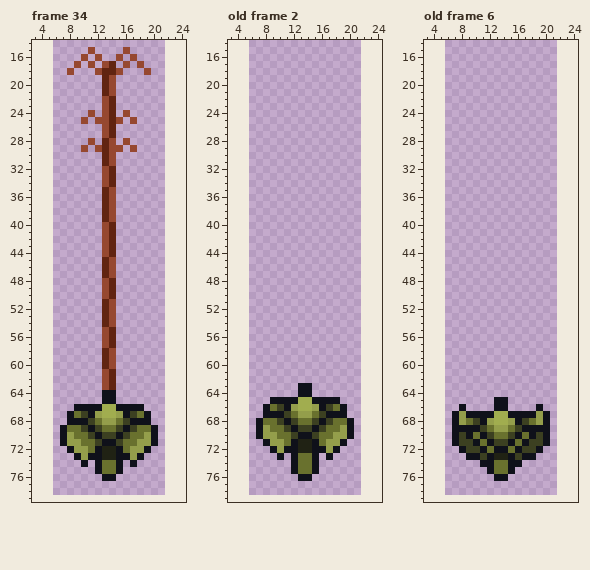
File history of a pixel-art file, Game Arts/Ase Files/Graveyard/plant.ase. The picture above is the old version.
16x80 pixels, 54 frames. Shown: frame 34: x 3..24, y 14..79; old frame 2: x 3..24, y 14..79; old frame 6: x 3..24, y 14..79. The old version is drawn lined up with the new one, on the new canvas. The commit also changed other frames, which this record leaves out.
And afterwards:
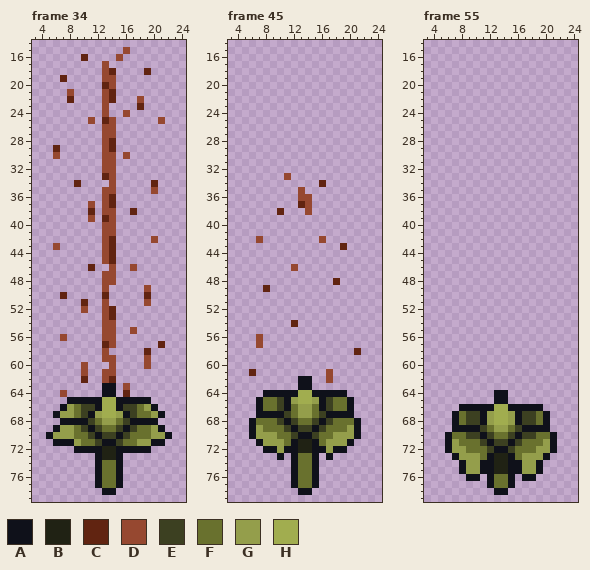
Palette (. is transparent): A #0f111a  B #202214  C #612411  D #964830  E #3c4021  F #69712e  G #949e4b  H #a1ad4f
A new or re-ordered frame is compared with the old frame closest to it.
What changed:
canvas 16x80 -> 28x80, the old top-left corner now at 6,-1 (the part of the old canvas that was cut away was empty and is not shown)
frames 54 -> 61
frames re-ordered
Changed rows in their new state; - is an unchanged pixel.
Frame 34:
first column x 5:
15 ------.-----------
16 -----C-.----.-----
17 ----.-.--.-.-.----
18 ---.---.D-.---C---
19 --C-----D---------
21 ---D----DC--------
22 ---C---------D----
23 ---------.---C----
24 ------.--.--------
25 -----.D.CD.-.---D-
26 ---------D--------
27 ---------D--------
28 ------.-DC-.------
29 -C---.-.DC.-.-----
30 -D------D--D------
31 --------D---------
32 ---------D--------
33 --------CD--------
34 ----C---.D-----C--
35 --------D------D--
36 --------DC--------
37 ------D-DC--------
38 ------C-D---C-----
39 ------D-----------
40 ---------D--------
41 ---------D--------
42 ---------------D--
43 -D----------------
45 --------DC--------
46 ------C-.---D-----
47 --------D---------
48 ---------D--------
49 ---------.----D---
50 --C-----C.----C---
51 -----C--D.----D---
52 -----D--DC--------
53 --------DC--------
54 --------D---------
55 ---------D--D-----
56 --D------D--------
57 --------CD------C-
58 --------D.----C---
59 --------D-----D---
60 -----D--.-----D---
61 -----D---D--------
62 -----C------------
63 --------AA-D------
64 --D--------C------
65 ---AAAAAHHAAAAA---
66 --AGFEE----EEFGA--
67 -AGG----------FGA-
68 --A------------A--
69 -AGG-----------GA-
70 AGG-----------FGGA
71 -A-A------------A-
72 ---.AAA----AAA----
73 ----...----...----
74 -----.------.-----
76 -------AFFA-------
77 -------AFFA-------
78 --------AA--------
Frame 45 against old frame 2:
first column x 10:
33 -D-----
34 ------C
35 ---D---
36 ---DD--
37 ---CD--
38 C---D--
first column x 7:
42 D--------D---
43 ------------C
46 -----D-------
48 -----------C-
49 -C-----------
first column x 6:
54 ------C---------
56 -D--------------
57 -D--------------
58 ---------------C
61 C----------D----
62 -------AA--D----
64 --AAAAAHHAAAAA--
65 -AFFE-G--G-EFFA-
66 -AF---FGGF---FA-
67 -A------------A-
68 AF------------FA
69 AGF----------FGA
70 AG------------GA
71 -AG----------GA-
72 --A----------A--
first column x 12:
76 AFFA
77 AFFA
78 -AA-
Frame 55 is new; against old frame 6:
first column x 6:
64 -------AA-------
66 ---AAAAHHAAAA---
67 --FEE-G--G-EEF--
68 --FE--------EF--
70 AFFEE------EEFFA
71 AGFFFE----EFFFGA
72 AGGFFFE--EFFFGGA
73 -AGGGF----FGGGA-
74 --AGG--BB--GGA--
75 --AGGA-BB-AGGA--
76 ---AA-AFFA-AA---
77 ------AFFA------
78 -------AA-------
Changed places in both pictures, as pixel boxes (x1, y1, x2, y2):
changed: (46, 47, 172, 495)
added: (256, 173, 347, 271)
added: (333, 278, 340, 285)
added: (263, 285, 270, 292)
added: (291, 320, 298, 327)
changed: (249, 334, 361, 495)
changed: (445, 390, 557, 495)
